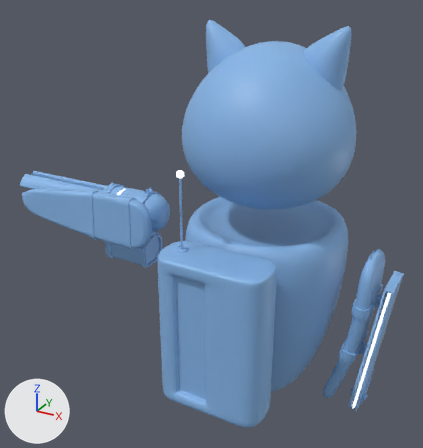
What one commit did to the FBX model Game Group Project/Assets/ImportModels/floating_robot_new.fbx.
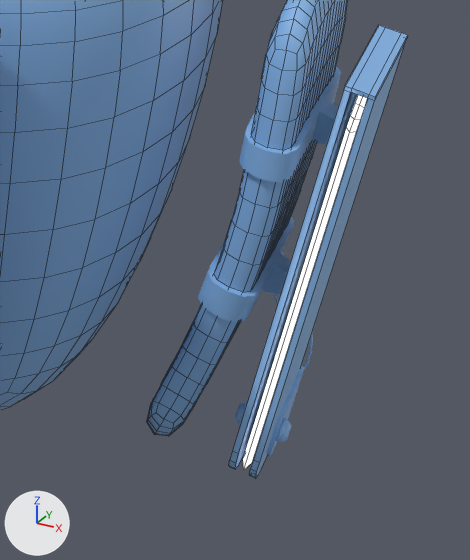
The first picture shows the older version from a 50 mm camera at (2.77, -6.55, 4.5) aimed at (-0.77, -0.11, 1.28). The close-ups show both versions on the part from 65% to 100% of the width and 59% to 98% of the height of that picture; other places that the commit changed are outside them. Arrows for +X, +Y and +Z are at lower left; the lights stay in place. The close-ups show mesh edges as thin lines. Where no turn or scale is listed for an object, it has been applied to the vertices.

The first close-up shows 'Body', 'RightArm', 'RightArmHolder', 'Sword', 'SwordBox', 'SwordController'.
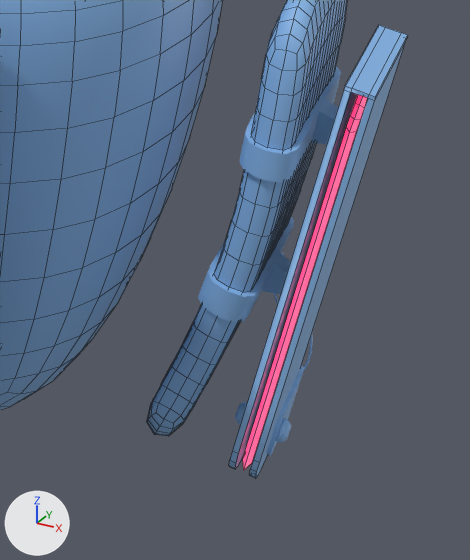
The newer file is also turned or shifted as a whole; pictures and numbers use the older file's frame.

The change, as a diff of the scene's bpy script:
```diff
--- a/Game Group Project/Assets/ImportModels/floating_robot_new.fbx.py
+++ b/Game Group Project/Assets/ImportModels/floating_robot_new.fbx.py
@@ img_emissive_opacity_1001_png @@
+img_emissive_opacity_1001_png = load_image('Emissive_Opacity_1001.png', '../Materials/PlayerCharacterTextures/Emissive_Opacity_1001.png', 4096, 4096, 'Non-Color')
@@ mat_emissive @@
 n0 = _N.new('ShaderNodeBsdfPrincipled'); n0.name = 'Principled BSDF'
 n0.inputs[0].default_value = (1.0, 1.0, 1.0, 1.0)  # 'Base Color', white #ffffff
-n0.inputs[28].default_value = 1.0  # 'Emission Strength'
+n0.inputs[27].default_value = (1.0, 0.00198, 0.0717, 1.0)  # 'Emission Color', pink #ff074c
+n0.inputs[28].default_value = 2.0  # 'Emission Strength'
 n1 = _N.new('ShaderNodeOutputMaterial'); n1.name = 'Material Output'
+n2 = _N.new('ShaderNodeTexImage'); n2.name = 'Image Texture'
+n2.image = img_emissive_opacity_1001_png
 _L.new(n0.outputs[0], n1.inputs[0])  # 'BSDF' to 'Surface'
+_L.new(n2.outputs[0], n0.inputs[4])  # 'Color' to 'Alpha'
```

Where the change shows, as pixel boxes (x1, y1, x2, y2) in the close-ups (470 x 560 px):
'Sword', surface changed (white to pink): (243, 95, 367, 469) in both
